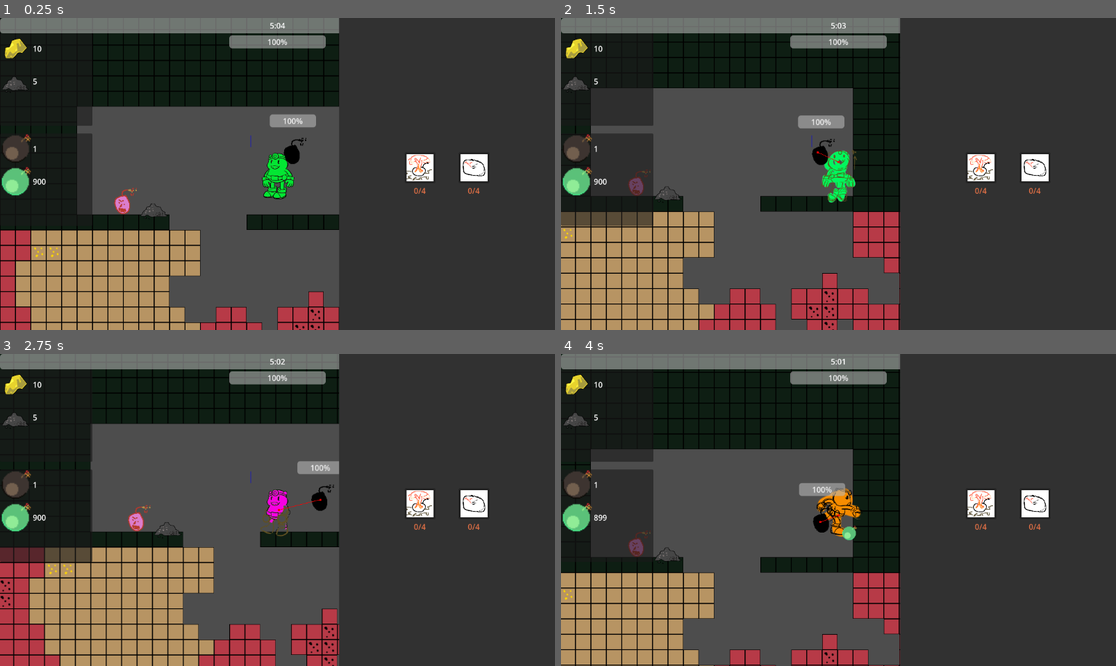
Above: before the commit, frames 1-4 (two rows, left to right).
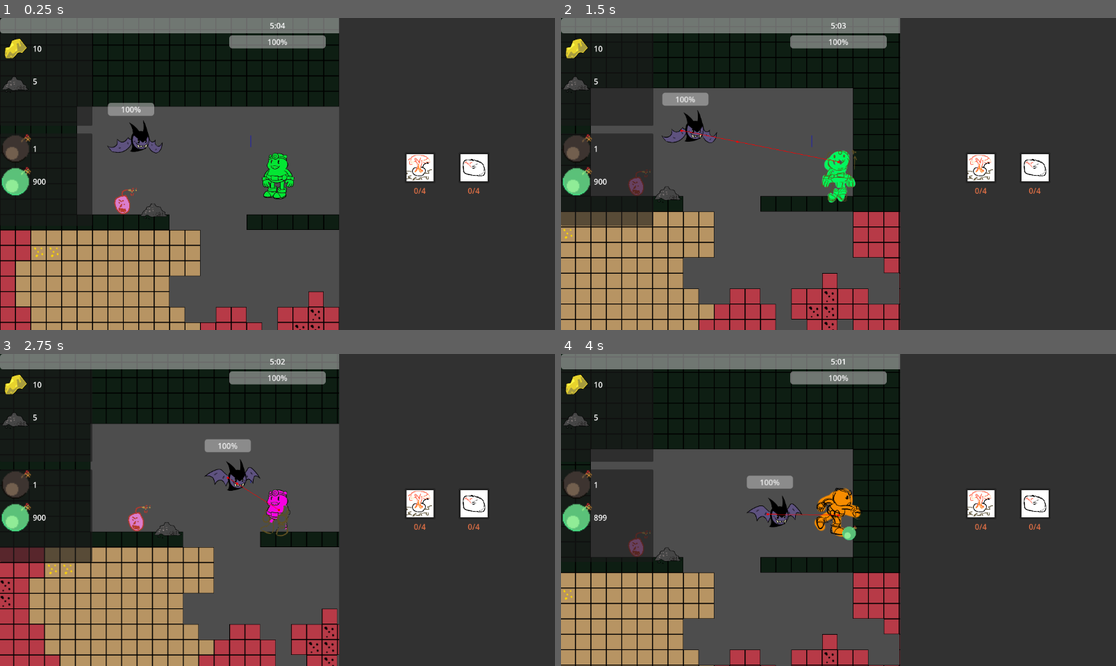
Above: after the commit, the same moments.

Repository: DevFTB/LD57
Game: Godot game, scene res://game.tscn
The game is run twice, just before and just after one commit, with the same random seed, the same clock (stepped at 60 frames per second) and the same inputs. Sound files missing from this copy of the repository are replaced by a short silence.
Inputs (mouse positions are in pixels of both pictures, inside the frame that each line leads up to):
- Up to frame 1 (0.25 s): no input
- Up to frame 2 (1.5 s): move the mouse to (960, 158) at 0.52 s; hold D (move_right) from 0.53 s (still down); tap E (interact) at 0.6 s; tap W (jump) at 0.77 s; move the mouse to (727, 189) at 1.27 s; tap 1 (select_bomb_1) at 1.35 s
- Up to frame 3 (2.75 s): tap W (jump) at 1.52 s; move the mouse to (333, 441) at 2.02 s; release D (move_right) at 2.03 s; hold A (move_left) from 2.03 s (still down); hold 2 (select_bomb_2) from 2.03 s (still down)
- Up to frame 4 (4 s): move the mouse to (810, 572) at 2.77 s; release A (move_left) at 2.78 s; release 2 (select_bomb_2) at 2.78 s; hold D (move_right) from 2.78 s (still down); tap 3 (select_bomb_3) at 2.85 s; tap W (jump) at 3.02, 3.77 s; move the mouse to (1005, 556) at 3.52 s; click (1005, 556) at 3.6 s

The runs differ from the first frame. In frame 1, 1.2% of the frame differs, in the area x 19-57%, y 27-47%; in frame 2, 1.3%, in the area x 18-52%, y 23-48%; in frame 3, 1.2%; in frame 4, 1.3%.

Commit message:
Seperated bat enemy and added flying animation

Diff:
--- /dev/null
+++ b/entities/enemies/bat/bat.tscn
@@ -0,0 +1,101 @@
+[gd_scene load_steps=10 format=3 uid="uid://62qa0lv1bhdx"]
+
+[ext_resource type="PackedScene" uid="uid://jc5sht43d6gw" path="res://entities/enemies/enemy.tscn" id="1_otgj8"]
+[ext_resource type="Texture2D" uid="uid://pmstxd1ml6gm" path="res://entities/enemies/bat/bat.png" id="2_w0bok"]
+[ext_resource type="Script" uid="uid://8yq7eg5mbxvw" path="res://entities/enemies/enemy_animation_tree.gd" id="3_lmyjq"]
+
+[sub_resource type="Animation" id="Animation_w0bok"]
+length = 0.001
+tracks/0/type = "value"
+tracks/0/imported = false
+tracks/0/enabled = true
+tracks/0/path = NodePath("Sprite:hframes")
+tracks/0/interp = 1
+tracks/0/loop_wrap = true
+tracks/0/keys = {
+"times": PackedFloat32Array(0),
+"transitions": PackedFloat32Array(1),
+"update": 1,
+"values": [4]
+}
+tracks/1/type = "value"
+tracks/1/imported = false
+tracks/1/enabled = true
+tracks/1/path = NodePath("Sprite:frame")
+tracks/1/interp = 1
+tracks/1/loop_wrap = true
+tracks/1/keys = {
+"times": PackedFloat32Array(0),
+"transitions": PackedFloat32Array(1),
+"update": 1,
+"values": [0]
+}
+
+[sub_resource type="Animation" id="Animation_otgj8"]
+resource_name = "fly"
+length = 0.4
+loop_mode = 1
+step = 0.1
+tracks/0/type = "value"
+tracks/0/imported = false
+tracks/0/enabled = true
+tracks/0/path = NodePath("Sprite:hframes")
+tracks/0/interp = 1
+tracks/0/loop_wrap = true
+tracks/0/keys = {
+"times": PackedFloat32Array(0),
+"transitions": PackedFloat32Array(1),
+"update": 1,
+"values": [4]
+}
+tracks/1/type = "value"
+tracks/1/imported = false
+tracks/1/enabled = true
+tracks/1/path = NodePath("Sprite:frame")
+tracks/1/interp = 1
+tracks/1/loop_wrap = true
+tracks/1/keys = {
+"times": PackedFloat32Array(0, 0.1, 0.2, 0.3),
+"transitions": PackedFloat32Array(1, 1, 1, 1),
+"update": 1,
+"values": [0, 1, 2, 3]
+}
+
+[sub_resource type="AnimationLibrary" id="AnimationLibrary_w0bok"]
+_data = {
+&"RESET": SubResource("Animation_w0bok"),
+&"fly": SubResource("Animation_otgj8")
+}
+
+[sub_resource type="AnimationNodeAnimation" id="AnimationNodeAnimation_w0bok"]
+animation = &"fly"
+
+[sub_resource type="AnimationNodeStateMachineTransition" id="AnimationNodeStateMachineTransition_lmyjq"]
+advance_mode = 2
+
+[sub_resource type="AnimationNodeStateMachine" id="AnimationNodeStateMachine_w0bok"]
+states/Start/position = Vector2(191, 115)
+states/fly/node = SubResource("AnimationNodeAnimation_w0bok")
+states/fly/position = Vector2(385, 115)
+transitions = ["Start", "fly", SubResource("AnimationNodeStateMachineTransition_lmyjq")]
+
+[node name="Enemy" instance=ExtResource("1_otgj8")]
+
+[node name="Sprite" parent="." index="0"]
+position = Vector2(8, 0)
+scale = Vector2(0.47, 0.47)
+texture = ExtResource("2_w0bok")
+hframes = 4
+
+[node name="AnimationPlayer" parent="." index="11"]
+libraries = {
+&"": SubResource("AnimationLibrary_w0bok")
+}
+
+[node name="AnimationTree" type="AnimationTree" parent="AnimationPlayer" index="0" node_paths=PackedStringArray("enemy", "sprite")]
+root_node = NodePath("../..")
+tree_root = SubResource("AnimationNodeStateMachine_w0bok")
+anim_player = NodePath("..")
+script = ExtResource("3_lmyjq")
+enemy = NodePath("../..")
+sprite = NodePath("../../Sprite")
--- a/entities/enemies/enemy.gd
+++ b/entities/enemies/enemy.gd
@@ -7,6 +7,8 @@
 var sees_player := false
 
 var gravity: Vector2 = ProjectSettings.get_setting("physics/2d/default_gravity_vector")
+
+var last_moved_direction: Vector2 = Vector2.RIGHT
 
 @onready var health_component: HealthComponent = $HealthComponent
 @onready var refresh_timer = $RefreshTimer
@@ -40,7 +42,6 @@
 	refresh_timer.stop()
 	state_machine._transition_to_next_state("Idle")
 
-
 func _on_refresh_timer_timeout():
 	#get line of sight
 	los.target_position = player.global_position - global_position
--- a/entities/enemies/enemy.tscn
+++ b/entities/enemies/enemy.tscn
@@ -24,7 +24,6 @@
 enemy_stats = ExtResource("2_msovg")
 
 [node name="Sprite" type="Sprite2D" parent="."]
-modulate = Color(0, 0, 0, 1)
 texture = ExtResource("2_5lf1o")
 
 [node name="CollisionShape2D" type="CollisionShape2D" parent="."]
@@ -76,6 +75,8 @@
 offset_bottom = -53.0
 health_component = NodePath("../HealthComponent")
 
+[node name="AnimationPlayer" type="AnimationPlayer" parent="."]
+
 [connection signal="timeout" from="RefreshTimer" to="." method="_on_refresh_timer_timeout"]
 [connection signal="screen_entered" from="VisibleOnScreenNotifier2D" to="." method="_on_visible_on_screen_notifier_2d_screen_entered"]
 [connection signal="screen_exited" from="VisibleOnScreenNotifier2D" to="." method="_on_visible_on_screen_notifier_2d_screen_exited"]
--- /dev/null
+++ b/entities/enemies/enemy_animation_tree.gd
@@ -0,0 +1,8 @@
+extends AnimationTree
+
+@export var enemy: Enemy
+@export var sprite: Sprite2D
+@onready var playback: AnimationNodeStateMachinePlayback = get("parameters/playback")
+
+func _physics_process(delta: float) -> void:
+	sprite.flip_h = enemy.last_moved_direction.x > 0
--- a/entities/enemies/states/flying.gd
+++ b/entities/enemies/states/flying.gd
@@ -13,6 +13,7 @@
 	enemy.move_and_slide()
 	var target_pos: Vector2 = enemy.nav.get_next_path_position() - enemy.global_position
 	var target_direction = target_pos.normalized()
+	enemy.last_moved_direction = target_direction.normalized()
 	enemy.velocity = target_direction * enemy.enemy_stats.move_speed * _delta * 10
 	if enemy.global_position.distance_to(enemy.nav.get_final_position()) <= 20:
 		finished.emit(IDLE)
--- a/game.tscn
+++ b/game.tscn
@@ -13,10 +13,10 @@
 [ext_resource type="PackedScene" uid="uid://bq84mpxun851f" path="res://entities/moab/moab_entity.tscn" id="4_j5wjh"]
 [ext_resource type="Resource" uid="uid://b6nkhnlvgtk7s" path="res://systems/upgrades/upgrade_bomb_hardness.tres" id="4_rvswv"]
 [ext_resource type="TileSet" uid="uid://1s8d18ai2k57" path="res://world/tileset/ore_tileset.tres" id="5_e36ub"]
-[ext_resource type="PackedScene" uid="uid://jc5sht43d6gw" path="res://entities/enemies/enemy.tscn" id="5_vef74"]
 [ext_resource type="Script" uid="uid://cr0u8ykoigma" path="res://ui/bomb_timer/bomb_ui.gd" id="7_eow3j"]
 [ext_resource type="Resource" uid="uid://diae5nc080sux" path="res://entities/player/player_bomb_inventory.tres" id="8_mfdv2"]
 [ext_resource type="PackedScene" uid="uid://df3b6w0eshfhw" path="res://ui/upgrade/upgrade_button.tscn" id="9_215e1"]
+[ext_resource type="PackedScene" uid="uid://62qa0lv1bhdx" path="res://entities/enemies/bat/bat.tscn" id="9_qhcbd"]
 [ext_resource type="Script" uid="uid://1x04lpb258os" path="res://world/detectors/player_detector_area_2d.gd" id="9_rvswv"]
 [ext_resource type="PackedScene" uid="uid://bkh5wheo7tg4h" path="res://entities/item/item_entity.tscn" id="11_hb5m1"]
 [ext_resource type="Script" path="res://systems/depth_label.gd" id="12_e36ub"]
@@ -70,8 +70,8 @@
 position = Vector2(-192, -3256)
 moab_explosion_system = NodePath("../../MoabExplosionSystem")
 
-[node name="Enemy" parent="World" instance=ExtResource("5_vef74")]
-position = Vector2(160, -3360)
+[node name="Bat" parent="World" instance=ExtResource("9_qhcbd")]
+position = Vector2(-176, -3384)
 
 [node name="SpawnAreaPlayerDetector" type="Area2D" parent="World"]
 position = Vector2(-32, -3328)
Binary file added: entities/enemies/bat/bat.png
Not shown, added: entities/enemies/bat/bat.png.import
Not shown, added: entities/enemies/enemy_animation_tree.gd.uid
